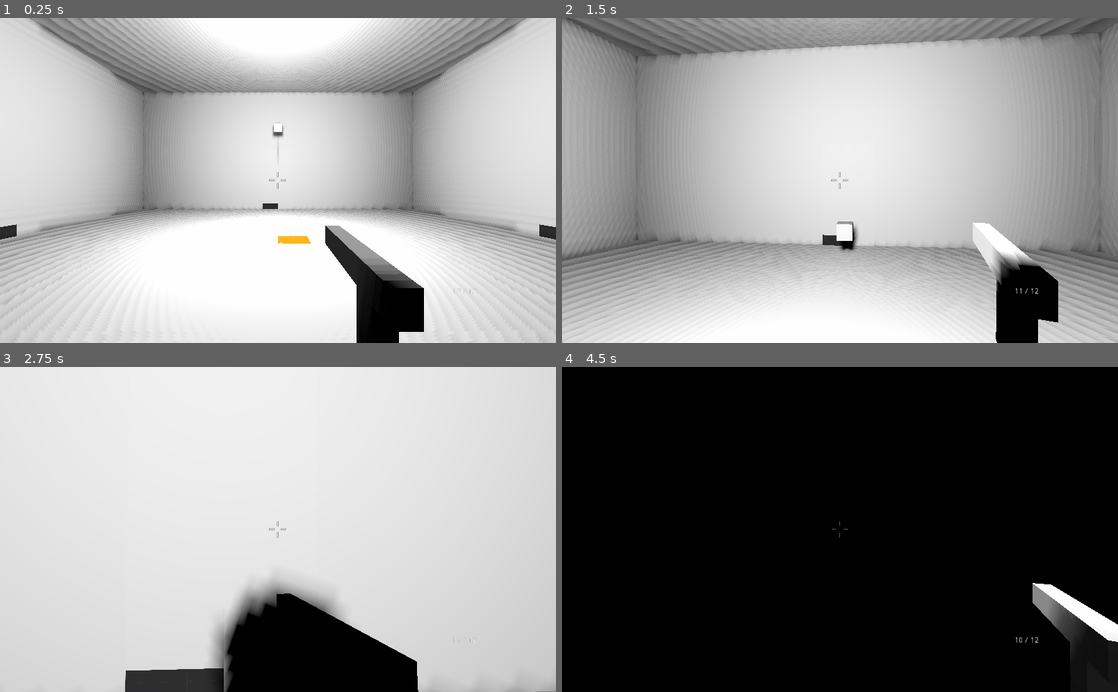
Above: before the commit, frames 1-4 (two rows, left to right).
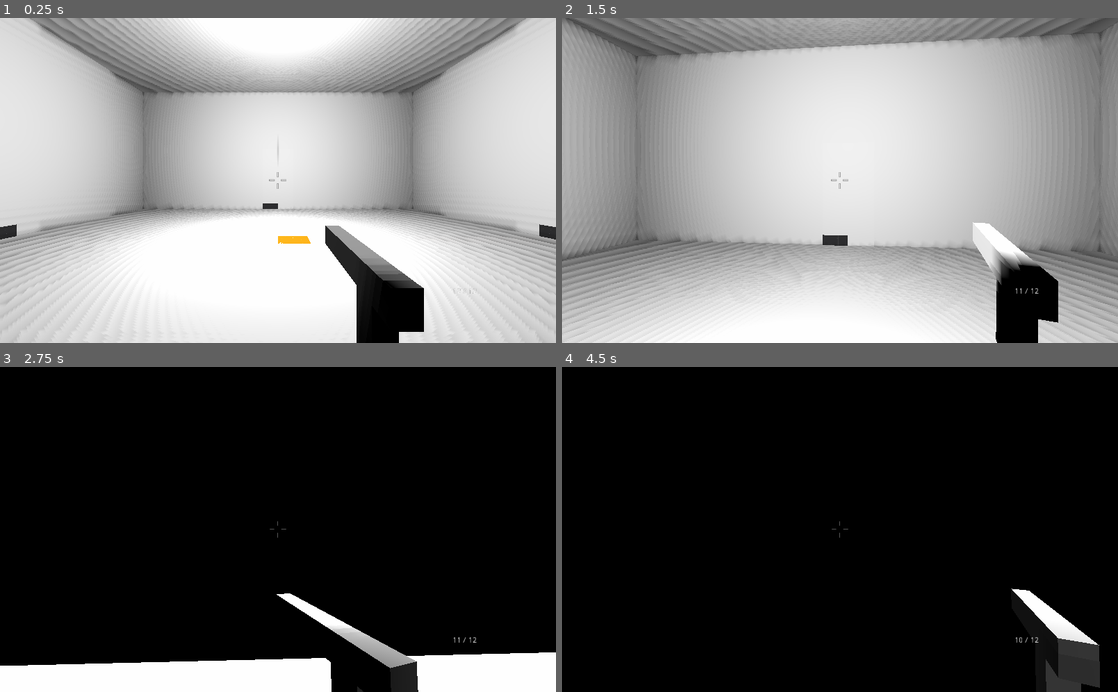
Above: after the commit, the same moments.

Repository: jsalisi/Unstable
Game: Godot game, scene res://levels/prototype.tscn
Same seed, same stepped clock (60 frames per second), same inputs: the game is played once before the commit and once after it.
Inputs (mouse positions are in pixels of both pictures, inside the frame that each line leads up to):
- Up to frame 1 (0.25 s): no input
- Up to frame 2 (1.5 s): move the mouse to (867, 180) at 0.52 s; hold Z 0.53-1.28 s; hold W from 0.53 s (still down); click (867, 180) at 0.67 s; tap Space at 0.77 s; move the mouse to (812, 180) at 1.27 s; tap Q at 1.35 s
- Up to frame 3 (2.75 s): keep holding W; tap Space at 1.52 s; move the mouse to (289, 523) at 2.02 s; hold Shift from 2.03 s (still down)
- Up to frame 4 (4.5 s): keep holding W; move the mouse to (834, 536) at 2.77 s; release Shift at 2.78 s; tap Ctrl at 2.85 s; click (834, 536) at 2.92 s; tap Space at 3.02, 3.77 s; move the mouse to (878, 532) at 3.52 s; hold F 3.53-4.28 s; move the mouse to (795, 526) at 4.27 s; tap E at 4.35 s

The runs differ from the first frame. In frame 1, less than 0.1% of the frame differs, in the area x 49-51%, y 32-37%; in frame 2, 0.3%; in frame 3, 96%, in the area x 0-100%, y 0-100%; in frame 4, 2.9%.

Commit message:
Removed cube object

Diff:
--- a/levels/prototype.tscn
+++ b/levels/prototype.tscn
@@ -8,17 +8,9 @@
 [sub_resource type="Environment" id=1]
 background_mode = 2
 
-[sub_resource type="PhysicsMaterial" id=3]
+[sub_resource type="PhysicsMaterial" id=2]
 
-[sub_resource type="HeightMapShape" id=2]
-
-[sub_resource type="PhysicsMaterial" id=5]
-
-[sub_resource type="BoxShape" id=4]
-extents = Vector3( 0.5, 0.5, 0.5 )
-
-[sub_resource type="CubeMesh" id=6]
-size = Vector3( 0.5, 0.5, 0.5 )
+[sub_resource type="HeightMapShape" id=3]
 
 [node name="prototype" type="Spatial"]
 
@@ -77,24 +69,13 @@
 material = ExtResource( 2 )
 
 [node name="Pine_Tree_01" parent="CSGCombiner" instance=ExtResource( 3 )]
-transform = Transform( 1, 0, 0, 0, 1, 0, 0, 0, 1, 7, 0, 0 )
+transform = Transform( 1, 0, 0, 0, 1, 0, 0, 0, 1, 7, -0.5, 0 )
 
 [node name="StaticBody" type="StaticBody" parent="CSGCombiner/Pine_Tree_01"]
-physics_material_override = SubResource( 3 )
+physics_material_override = SubResource( 2 )
 
 [node name="CollisionShape" type="CollisionShape" parent="CSGCombiner/Pine_Tree_01/StaticBody"]
-shape = SubResource( 2 )
-
-[node name="RigidBody" type="RigidBody" parent="CSGCombiner"]
-transform = Transform( 1, 0, 0, 0, 1, 0, 0, 0, 1, 6.79, 4.83, 0 )
-physics_material_override = SubResource( 5 )
-
-[node name="CollisionShape" type="CollisionShape" parent="CSGCombiner/RigidBody"]
-shape = SubResource( 4 )
-
-[node name="MeshInstance" type="MeshInstance" parent="CSGCombiner/RigidBody"]
-mesh = SubResource( 6 )
-material/0 = null
+shape = SubResource( 3 )
 
 [node name="Fake Door" type="CSGBox" parent="."]
 transform = Transform( 1, 0, 0, 0, 1, 0, 0, 0, 1, 8.75, 1.6, 0 )
Not shown: 1 places in levels/prototype.tscn that only renumber resources
